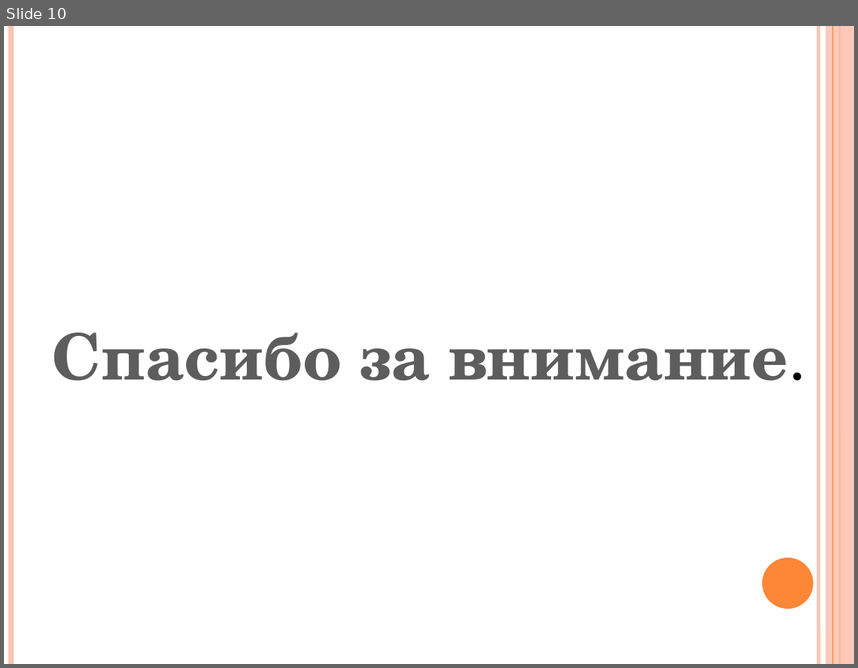
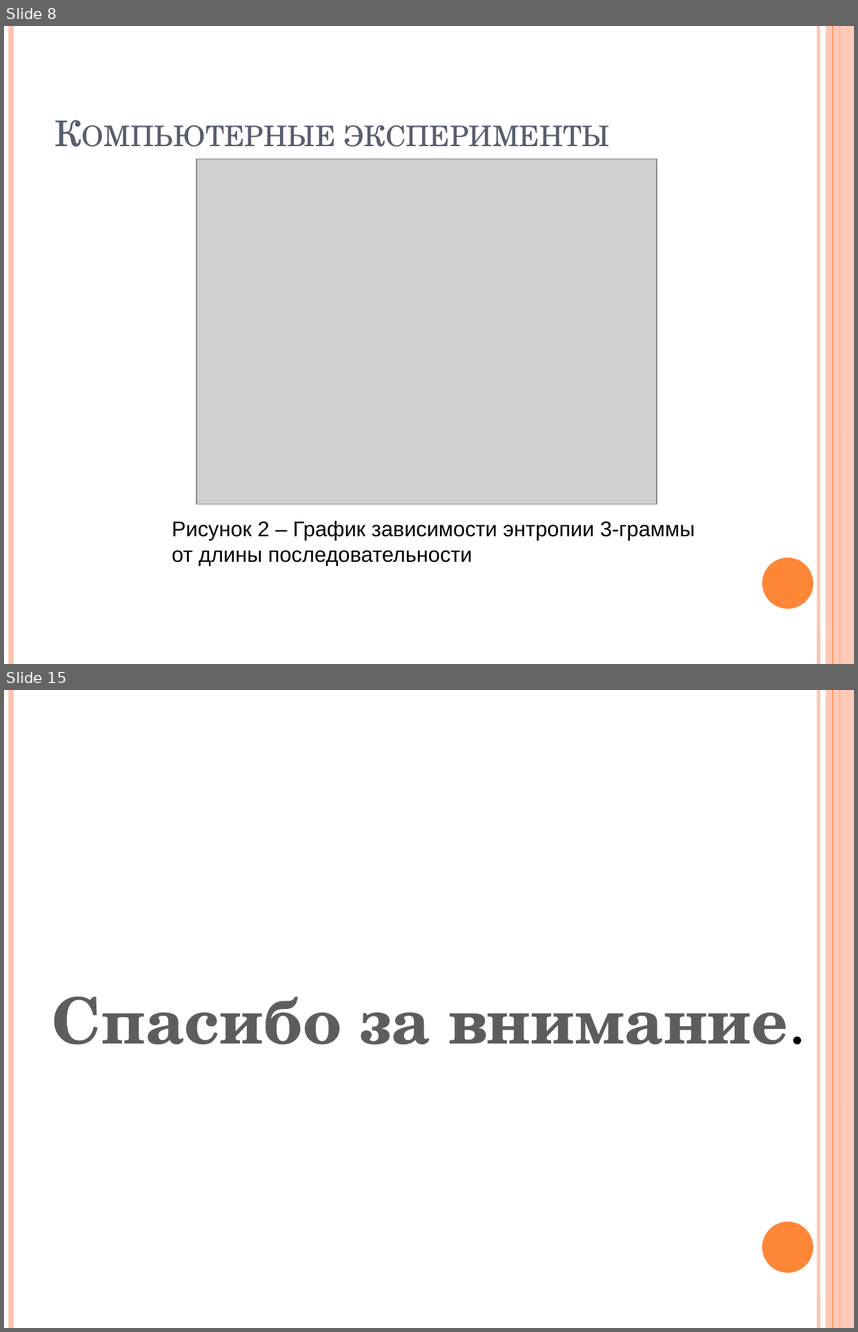
Before and after one commit to shymic/Tex-Diploma, a slide deck: Диплом/Шимко А. Ч..pptx. Shown one above the other, each under a label of ours: slide 10 before the commit, slides 8 and 15 after it; the slides between them are not shown. The pictures are 858x668 and 858x1332 pixels, drawn with LibreOffice and Linux fonts; fonts in the diff are those of the drawing; grey boxes stand for pictures. Boxes give left, top, right and bottom in pixels: in the first picture for what was removed or moved away, otherwise in the second. Text is boxed around its words. In the diff, an @@ line names an element or a change of style, - is before the commit and + after.

```diff
--- a/Диплом/Шимко А. Ч..pptx
+++ b/Диплом/Шимко А. Ч..pptx
@@ slide 8 added at (x1=4, y1=26, x2=854, y2=664), background #FFFFFF; not listed: 6 template elements that a slide beside it also shows @@
@@ title added at (x1=343, y1=125, x2=610, y2=147), 30 pt, text #575F6D, small capitals @@
+Компьютерные эксперименты
@@ picture added at (x1=197, y1=158, x2=657, y2=503) @@
@@ text added at (x1=172, y1=520, x2=695, y2=566), 18 pt, text #000000 @@
+Рисунок 2 – График зависимости энтропии 3-граммы от длины последовательности
@@ what was slide 10 is now slide 15 @@
```
Also in this commit, not shown: 6 slides changed, 7 other slides added, 3 slides removed, 15 other files.
